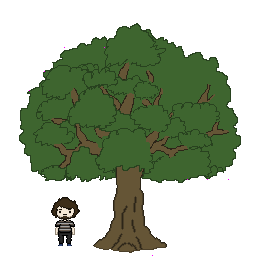
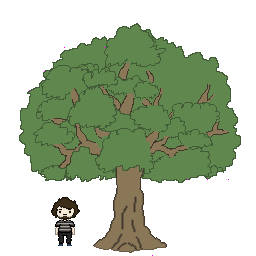
The second w=256, h=256 image is a revision of the first. Changes to its layers:
painted on "Background" over <box>19,23,241,253</box>
